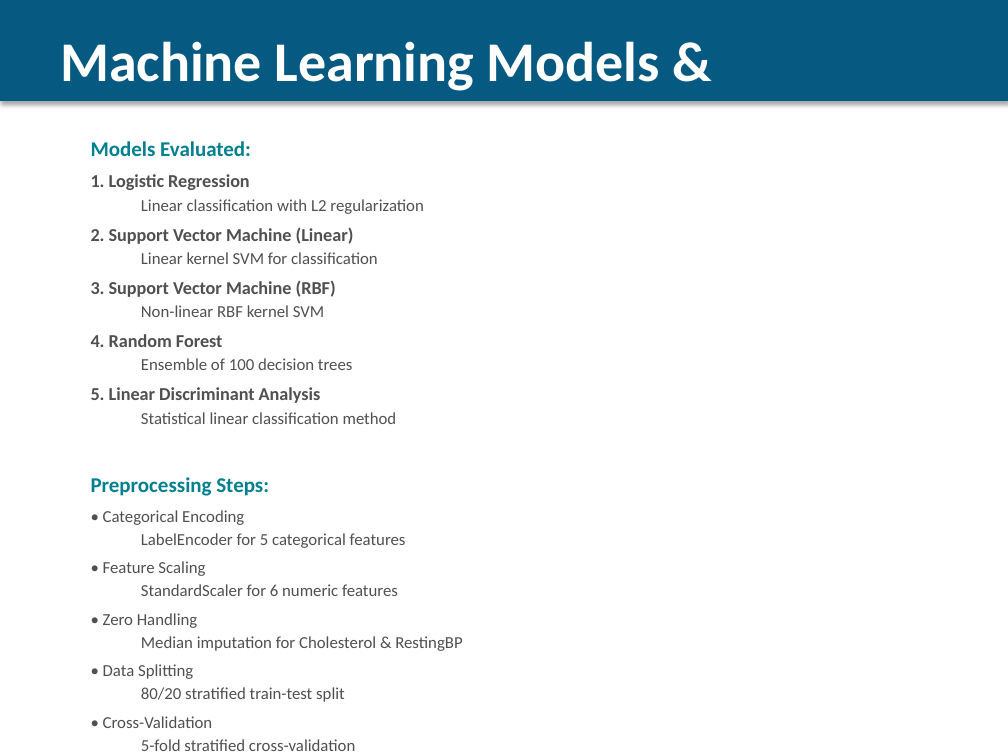
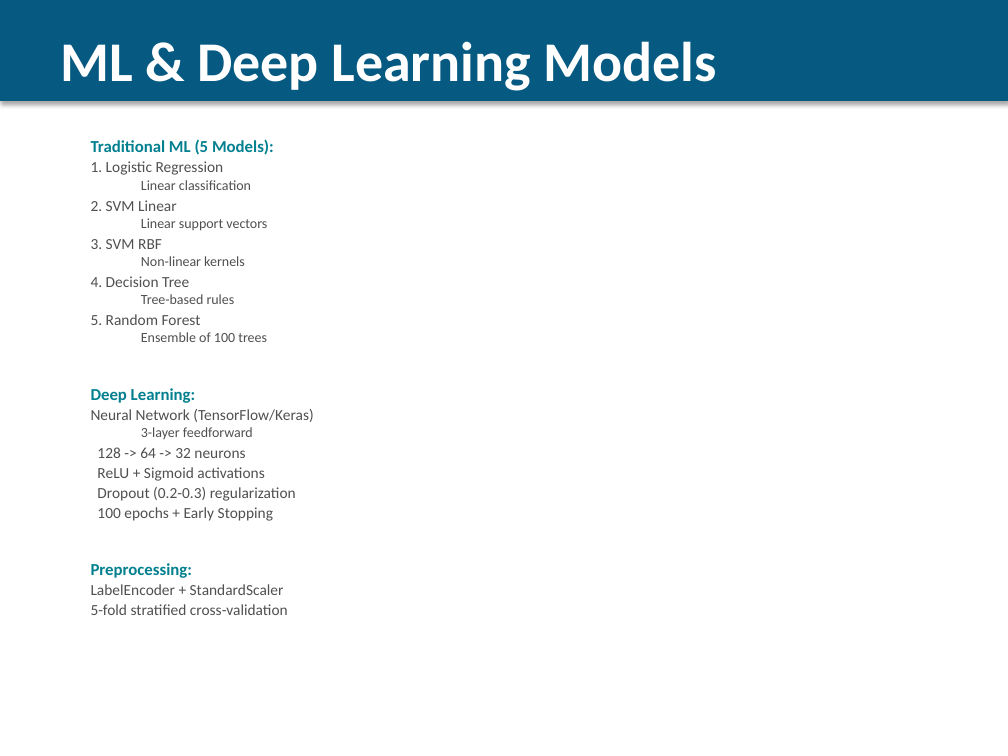
Before and after one commit to Mahdi-20/Heart-Failure-Prediction-Dataset, a slide deck: slide 7 of Heart_Failure_Presentation.pptx. Drawn at 1008x756 pixels with LibreOffice and Linux fonts; fonts in the diff are those of the drawing. Boxes give left, top, right and bottom in pixels: in the first picture for what was removed or moved away, otherwise in the second. Text is boxed around its words. In the diff, an @@ line names an element or a change of style, - is before the commit and + after.

Commit message:
Update Heart_Failure_Presentation.pptx with Deep Learning integration
Complete presentation refresh with:
- 14 comprehensive slides (expanded from 13)
- Deep Learning (TensorFlow/Keras Neural Network) fully integrated
- All 6 models performance comparison with detailed metrics
- Neural network architecture details slide
- Model selection infographic showing Random Forest as recommended
- Clear justification: highest recall (87.53%) for healthcare deployment
- Professional visualizations and color-coded recommendations
- Ready for course presentation

Key metrics included:
- Random Forest: ROC-AUC 0.9239, Recall 87.53%
- Neural Network: ROC-AUC 0.9212, Recall 84.31%
- Clear recommendation: Random Forest for production due to healthcare priority (higher recall)

```diff
--- a/Heart_Failure_Presentation.pptx
+++ b/Heart_Failure_Presentation.pptx
@@ text at (x1=60, y1=41, x2=717, y2=155): text changed @@
-Machine Learning Models & Preprocessing
+ML & Deep Learning Models Overview
@@ text at (x1=91, y1=139, x2=274, y2=155): text changed; size 15 to 12 pt @@
-Models Evaluated:
+Traditional ML (5 Models):
@@ text at (x1=91, y1=161, x2=288, y2=615): size 13 to 11 pt, bold off in "1. Logistic Regression"; size 12 to 11 pt in "5-fold stratified cross-validation"; less space between paragraphs; list level 2 to 1 in "5-fold stratified cross-validation" @@
@@ text at (x1=91, y1=180, x2=313, y2=595): text changed; size 12 to 11 pt @@
-  Linear classification with L2 regularization
-2. Support Vector Machine (Linear)
-  Linear kernel SVM for classification
-3. Support Vector Machine (RBF)
-  Non-linear RBF kernel SVM
-4. Random Forest
-  Ensemble of 100 decision trees
-5. Linear Discriminant Analysis
-  Statistical linear classification method
-Preprocessing Steps:
-• Categorical Encoding
-  LabelEncoder for 5 categorical features
-• Feature Scaling
-  StandardScaler for 6 numeric features
-• Zero Handling
-  Median imputation for Cholesterol & RestingBP
-• Data Splitting
-  80/20 stratified train-test split
-• Cross-Validation
+  Linear classification
+2. SVM Linear
+  Linear support vectors
+3. SVM RBF
+  Non-linear kernels
+4. Decision Tree
+  Tree-based rules
+5. Random Forest
+  Ensemble of 100 trees
+Deep Learning:
+Neural Network (TensorFlow/Keras)
+  3-layer feedforward
+128 -> 64 -> 32 neurons
+ReLU + Sigmoid activations
+Dropout (0.2-0.3) regularization
+100 epochs + Early Stopping
+Preprocessing:
+LabelEncoder + StandardScaler
```
Also in this commit, not shown: 9 other slides changed, 3 slides added, 2 slides removed, 1 other file.
